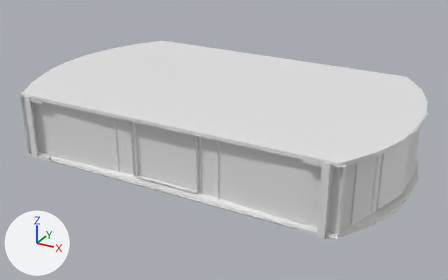
One commit to the FBX model Assets/Assets/3D/MatePlayer_scene/MatePlayer_scene.fbx: the scene before it, then after it.
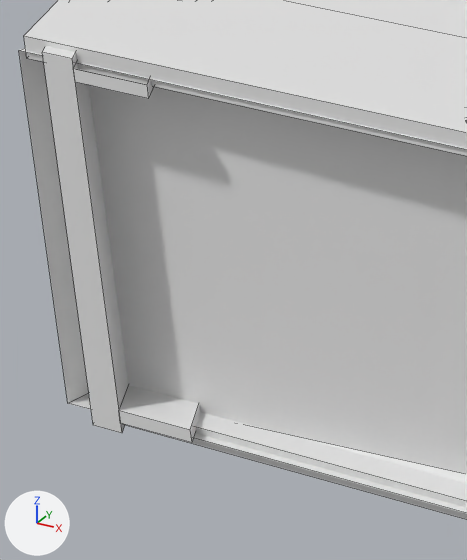
The first picture shows the older version from a 50 mm lens placed at (51.0, -92.9, 47.9), pointed at (0.7, -1.3, 2.1). The close-ups show both versions on the part from 4% to 21% of the width and 31% to 64% of the height of that picture; other places that the commit changed are outside them. The axes (+X, +Y, +Z) are drawn at lower left. The lights are the same throughout. The close-ups show mesh edges as thin lines. Where no turn or scale is listed for an object, it has been applied to the vertices.

The first close-up shows 'Ceiling', 'Ceiling_pillars_RL', 'Ground', 'Wall_RL', 'Wall_back'.
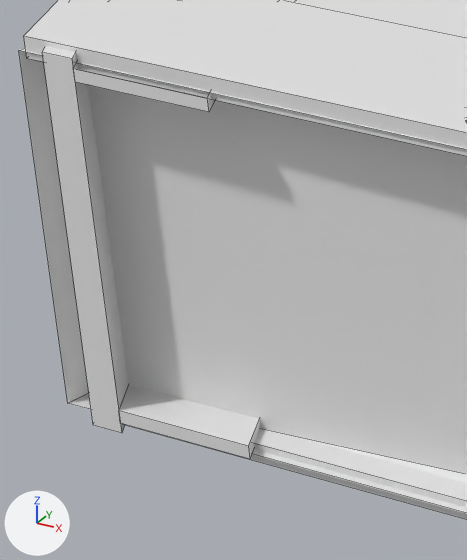
Pixel boxes (x1, y1, x2, y2) of what changed, in the close-ups (467 x 560 px):
'Ceiling_pillars_RL', reshaped: before (73, 68, 200, 443); after (73, 68, 261, 459)

The change, as a list of edits to the scene's bpy script:
```text
Change me_cube_033:
    where me_cube_033.from_pydata(...)  # 128 vertices, 92 faces; spans x -33.8..33.8, y -20.7..20.7, z -5.5..5.5
    used by ob_ceiling_pillars_rl; location = (-0.01, -0.38, 6.07)
    me_cube_033 part 1: 12 of the vertices in x -28.7..-23.6, y -20.7..-11.9, z -5.5..5.5 are scaled about the mesh origin by (0.906, 1, 1)
```
